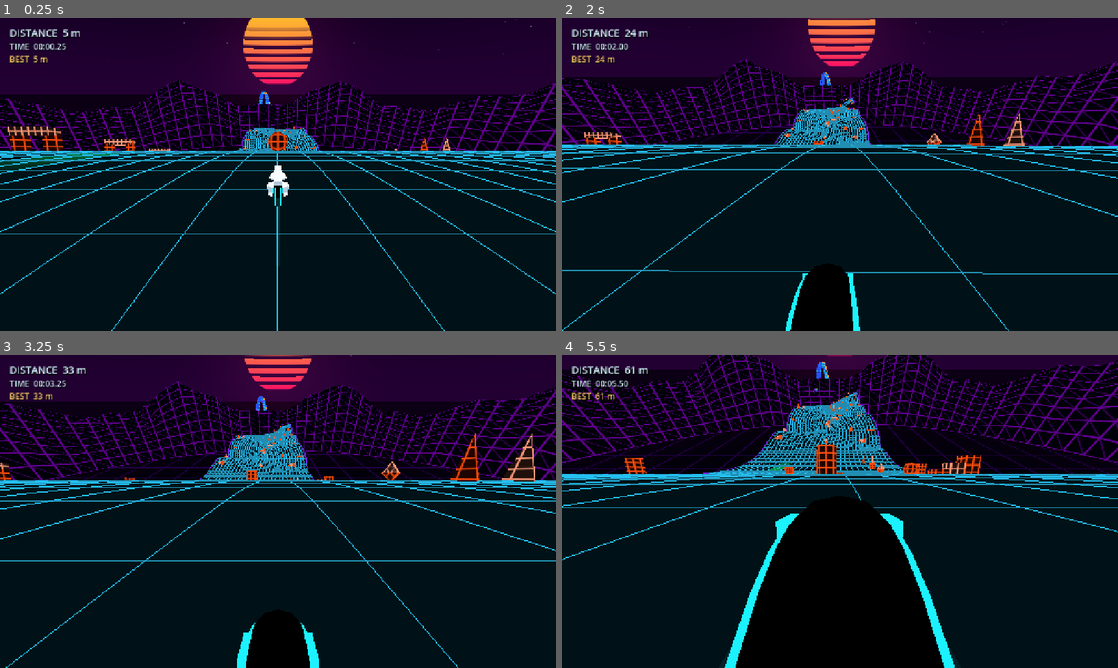
Above: before the commit, frames 1-4 (two rows, left to right).
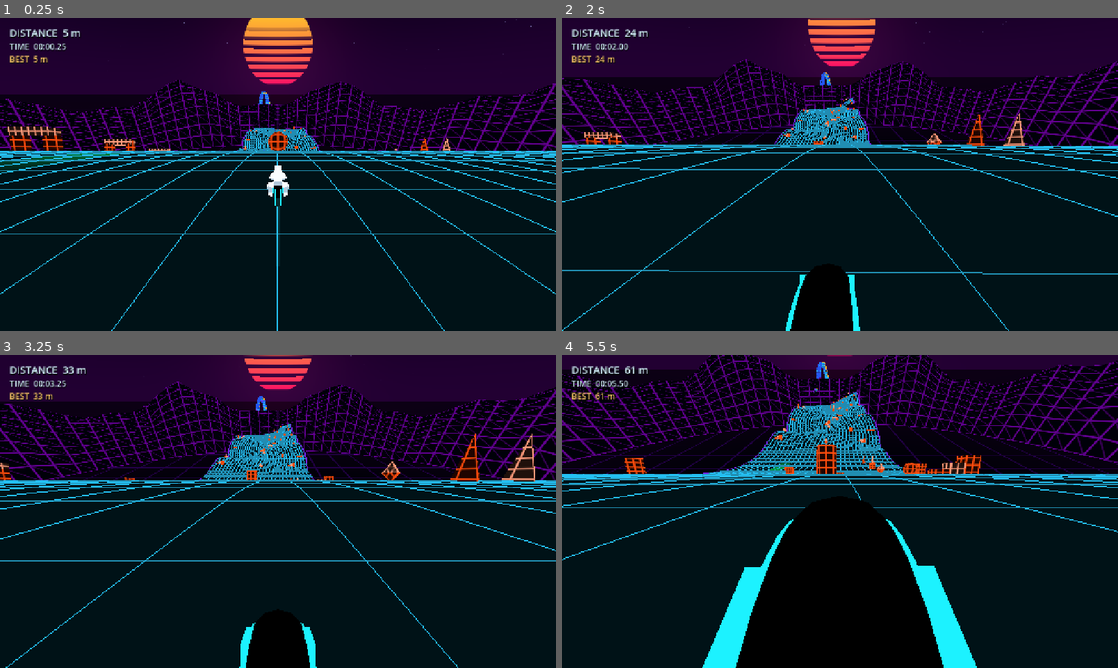
Above: after the commit, the same moments.

Repository: Unborne-Fetus/Cracked
Game: Godot game, scene res://scenes/main.tscn
The game is run twice, just before and just after one commit, with the same random seed, the same clock (stepped at 60 frames per second) and the same inputs.
Inputs (mouse positions are in pixels of both pictures, inside the frame that each line leads up to):
- Up to frame 1 (0.25 s): no input
- Up to frame 2 (2 s): tap Enter at 0.5 s; move the mouse to (962, 158) at 0.52 s; hold Right 0.53-1.25 s; tap Tab at 0.6 s; click (962, 158) at 0.67 s; tap Space at 0.77 s; drag from (728, 190) to (812, 237) at 1.27 s
- Up to frame 3 (3.25 s): move the mouse to (333, 442) at 2.02 s; hold Right 2.03-2.75 s; tap V at 2.1 s; drag from (250, 574) to (111, 464) at 2.77 s
- Up to frame 4 (5.5 s): move the mouse to (1006, 558) at 3.52 s; hold Left 3.53-4.25 s; tap Shift at 3.6 s; tap Space at 3.77 s; drag from (673, 464) to (756, 433) at 4.27 s; move the mouse to (867, 511) at 5.02 s; hold S from 5.03 s (still down); tap C at 5.1 s; click (867, 511) at 5.17 s

The runs differ from the first frame. In frame 1, less than 0.1% of the frame differs, in the area x 49-51%, y 54-55%; in frame 2, less than 0.1%; in frame 3, 0.1%; in frame 4, 2.4%, in the area x 25-75%, y 48-100%.

Commit message:
Make cycle wheels distance-driven and correct hand transition endpoints

Diff:
--- a/scripts/rider_model.gd
+++ b/scripts/rider_model.gd
@@ -361,7 +361,7 @@
 
 # The old board remains the glider/gyro/ceiling platform. The cycle
 # folds its wheel carriers into that platform at a surface/flight handoff.
-func _cycle_pose(amount: float, steer: float, crouch: float, airborne: bool, flip: float, phase: float, landing: float, impact: float, dive_amount: float, speed_factor: float, idle_phase: float, idle_variant: int, drift: float, _blend: float) -> void:
+func _cycle_pose(amount: float, steer: float, crouch: float, airborne: bool, flip: float, phase: float, landing: float, impact: float, dive_amount: float, speed_factor: float, idle_phase: float, idle_variant: int, drift: float, traveled: float) -> void:
 	cycle_amount=amount
 	cycle_fold=1.0-amount
 	lightcycle.visible=amount>0.015
@@ -390,7 +390,7 @@
 		var z:float=-1.08 if i==0 else 1.08
 		fork.position=Vector3(0,lerpf(0.17,0.52,amount),z*lerpf(0.46,1.0,amount))
 		fork.rotation=Vector3(0,turn*0.18 if i==0 else 0.0,(1.0 if i==0 else -1.0)*PI*0.5*cycle_fold)
-		cycle_wheels[i].rotation.x=fposmod(phase*(5.0+speed_mix*13.0),TAU)
+		cycle_wheels[i].rotation.x=fposmod(-traveled/0.52,TAU)
 	# Fade from the former rig pose to a real seated pose; hands and feet
 	# are solved against the bike's current steering/compression transforms.
 	var strength:=smoothstep(0.12,0.85,amount)
@@ -420,7 +420,7 @@
 		var grip:=cycle_grips[i]
 		grip.rotation.y=turn*0.22
 		var grip_target:=lightcycle.transform*(cycle_frame.transform*grip.position)
-		var old_hand:=lower_arms[i].position-lower_arms[i].basis.y*0.5
+		var old_hand:=lower_arms[i].position+lower_arms[i].basis.y*0.5
 		var hand:=old_hand.lerp(grip_target,strength)
 		var elbow:=_joint(arm_start,hand,lightcycle.basis*Vector3(side*0.65,-0.1,0.6),ARM_LENGTH)
 		_segment(upper_arms[i],arm_start,elbow)
@@ -911,7 +911,7 @@
 			rotation=rotation.lerp(Vector3.ZERO,smoothstep(0.0,0.75,cycle_target))
 			visual_lift*=1.0-cycle_target
 			visual_pivot*=1.0-cycle_target
-	_cycle_pose(cycle_target,steer,crouch,airborne,flip,phase,landing,impact,dive_amount,float(extra.get("speed_factor",0.0)),ground_idle,ground_variant,drift,blend)
+	_cycle_pose(cycle_target,steer,crouch,airborne,flip,phase,landing,impact,dive_amount,float(extra.get("speed_factor",0.0)),ground_idle,ground_variant,drift,float(extra.get("cycle_distance",phase*4.0)))
 	if cycle_target>0.5:
 		for mesh_index in range(2):
 			(board.get_child(mesh_index) as Node3D).visible=false
--- a/scripts/runner.gd
+++ b/scripts/runner.gd
@@ -142,7 +142,7 @@
 		return
 	# Legacy collision scale stays independent of the articulated model.
 	rider_model.scale.y = 1.0 / maxf(0.05, avatar.scale.y)
-	rider_model.call("pose", rider_crouch, rider_steer, not gro …(613 unchanged characters)… speed/300.0,0.0,1.0),"lightcycle":true,"fp":rider_model.get("first_person_view"),"pose_blend":1.0-exp(-maxf(0.0,delta)*16.0)})
+	rider_model.call("pose", rider_crouch, rider_steer, not gro …(613 unchanged characters)… speed/300.0,0.0,1.0),"lightcycle":true,"cycle_distance":distance,"fp":rider_model.get("first_person_view"),"pose_blend":1.0-exp(-maxf(0.0,delta)*16.0)})
 	var pivot:float=rider_model.get("visual_pivot")
 	var lift:float=rider_model.get("visual_lift")
 	# Correct the inherited bank roll in a separate visual parent.
